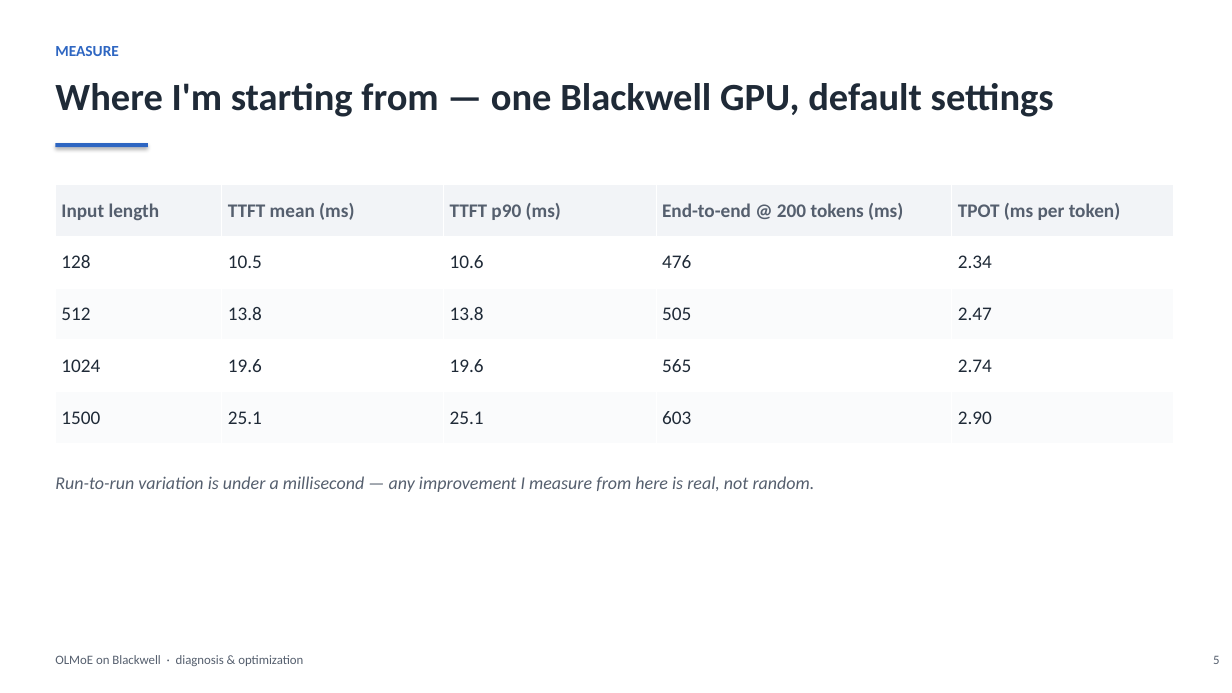
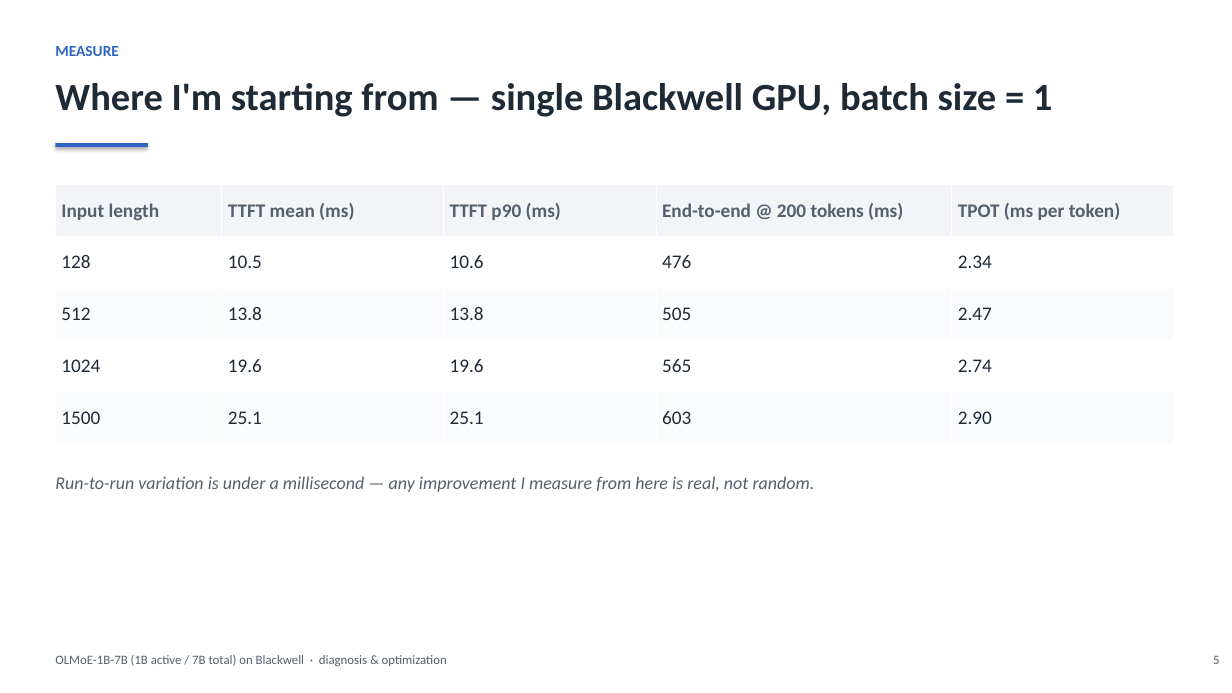
Before and after one commit to harishvs/moe-inference-optimize, a slide deck: slide 5 of talk/deck.pptx. Drawn at 1232x693 pixels with LibreOffice and Linux fonts; fonts in the diff are those of the drawing. Boxes give left, top, right and bottom in pixels: in the first picture for what was removed or moved away, otherwise in the second. Text is boxed around its words. In the diff, an @@ line names an element or a change of style, - is before the commit and + after.

```diff
--- a/talk/deck.pptx
+++ b/talk/deck.pptx
@@ text at [55, 83, 1052, 117]: text changed @@
-Where I'm starting from — one Blackwell GPU, default settings
+Where I'm starting from — single Blackwell GPU, batch size = 1
@@ text at [55, 655, 447, 666]: text changed @@
-OLMoE on Blackwell · diagnosis & optimization
+OLMoE-1B-7B (1B active / 7B total) on Blackwell · diagnosis & optimization
```
Also in this commit, not shown: 12 other slides changed, 4 slides added, 1 slide removed, 5 other files.
